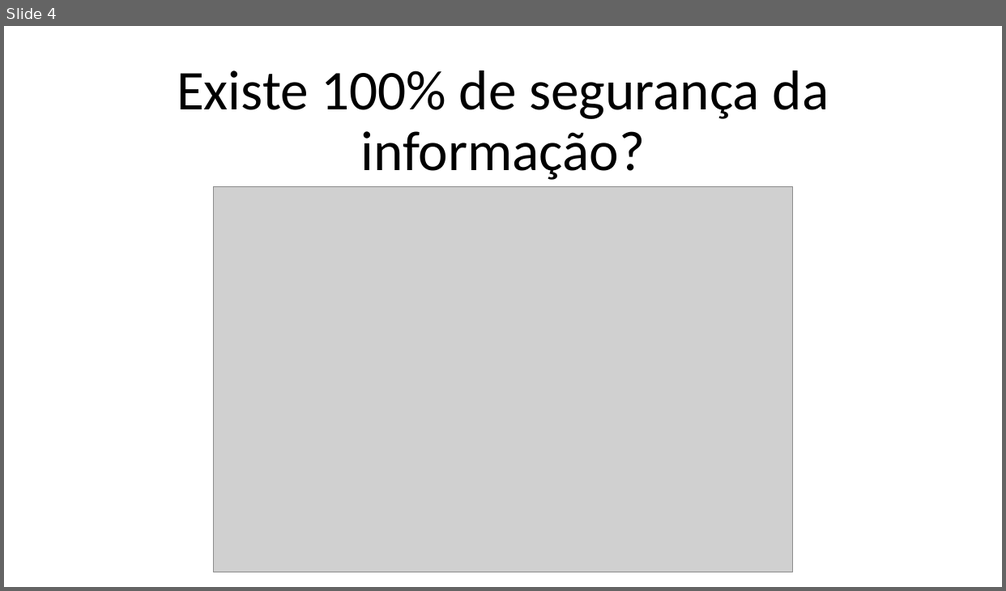
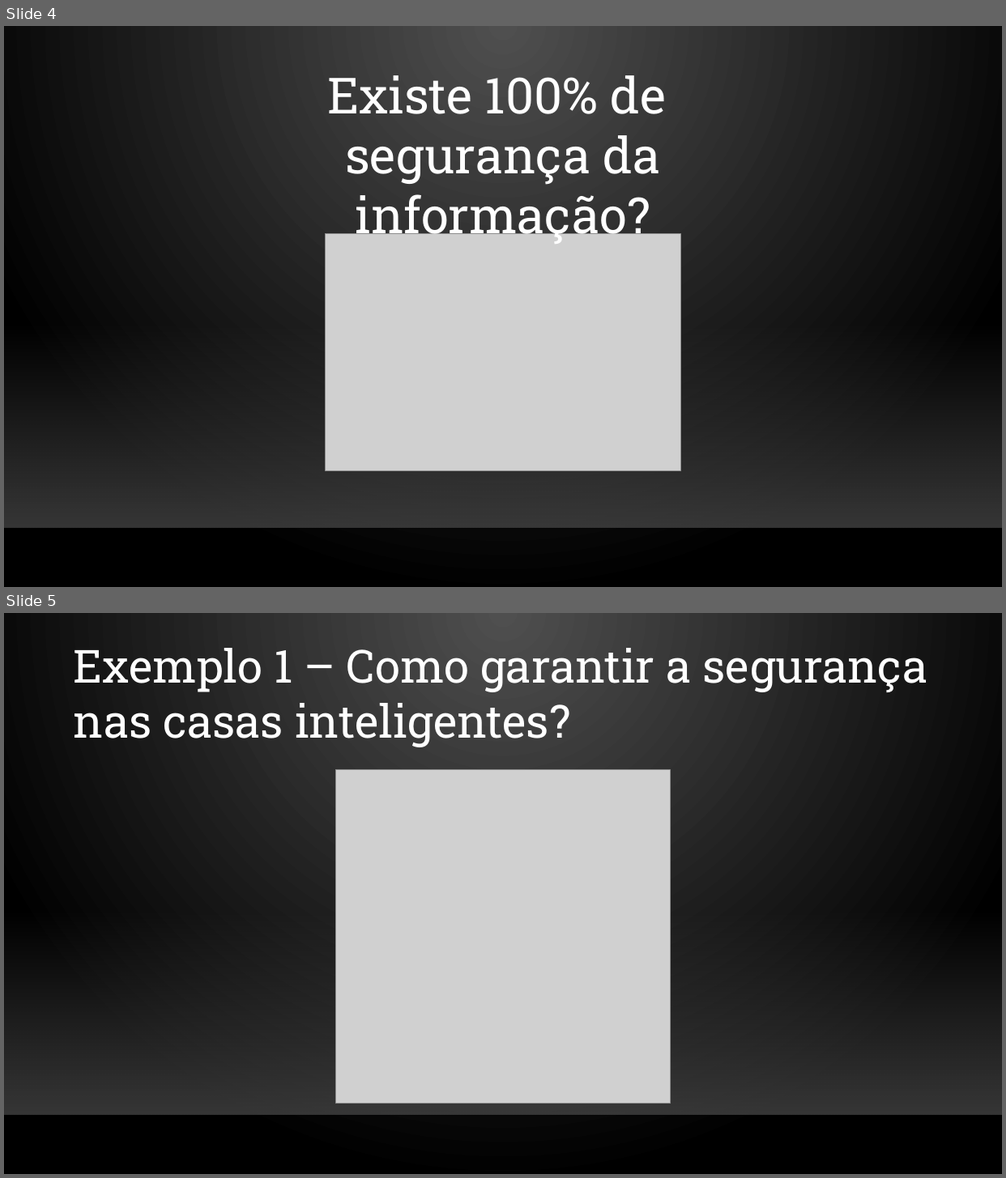
Before and after one commit to inesamil/projeto, a slide deck: Documentos/4. Apresentação Individual/Nuno/Apresentação.pptx. Shown one above the other, each under a label of ours: slide 4 before the commit, slides 4 and 5 after it. The pictures are 1006x591 and 1006x1178 pixels, drawn with LibreOffice and Linux fonts; fonts in the diff are those of the drawing; grey boxes stand for pictures; background and template pictures are left out. Boxes give left, top, right and bottom in pixels: in the first picture for what was removed or moved away, otherwise in the second. Text is boxed around its words. In the diff, an @@ line names an element or a change of style, - is before the commit and + after.

```diff
--- a/Documentos/4. Apresentação Individual/Nuno/Apresentação.pptx
+++ b/Documentos/4. Apresentação Individual/Nuno/Apresentação.pptx
@@ slide 5 added at box(4, 613, 1002, 1174), background gradient #505050 to #000000; not listed: 2 template elements that a slide beside it also shows @@
@@ text added at box(74, 648, 928, 747), 44 pt, text #FFFFFF @@
+Exemplo 1 – Como garantir a segurança
+nas casas inteligentes?
@@ picture added at box(336, 769, 671, 1103) @@
@@ slide 4 changed as well @@
@@ background #FFFFFF to gradient #505050 to #000000 @@
@@ text "Existe 100% de" at box(327, 75, 666, 246): vertical alignment bottom to top @@
@@ text at box(327, 75, 666, 246): text changed; size 54 to 48 pt; font Calibri to Roboto Slab; text colour #000000 to #FFFFFF @@
-Existe 100% de segurança da informação?
+Existe 100% de
+segurança da informação?
@@ picture: place and size @@
-picture at box(214, 186, 793, 573)
+picture at box(325, 234, 680, 471)
@@ rectangle added at box(4, 322, 1002, 527), fill gradient #454545 @@
@@ line added from (4, 528) to (1002, 528), #000001 1 pt @@
```
Also in this commit, not shown: 2 other slides changed, 3 other slides added, 1 slide removed, 3 other files.
